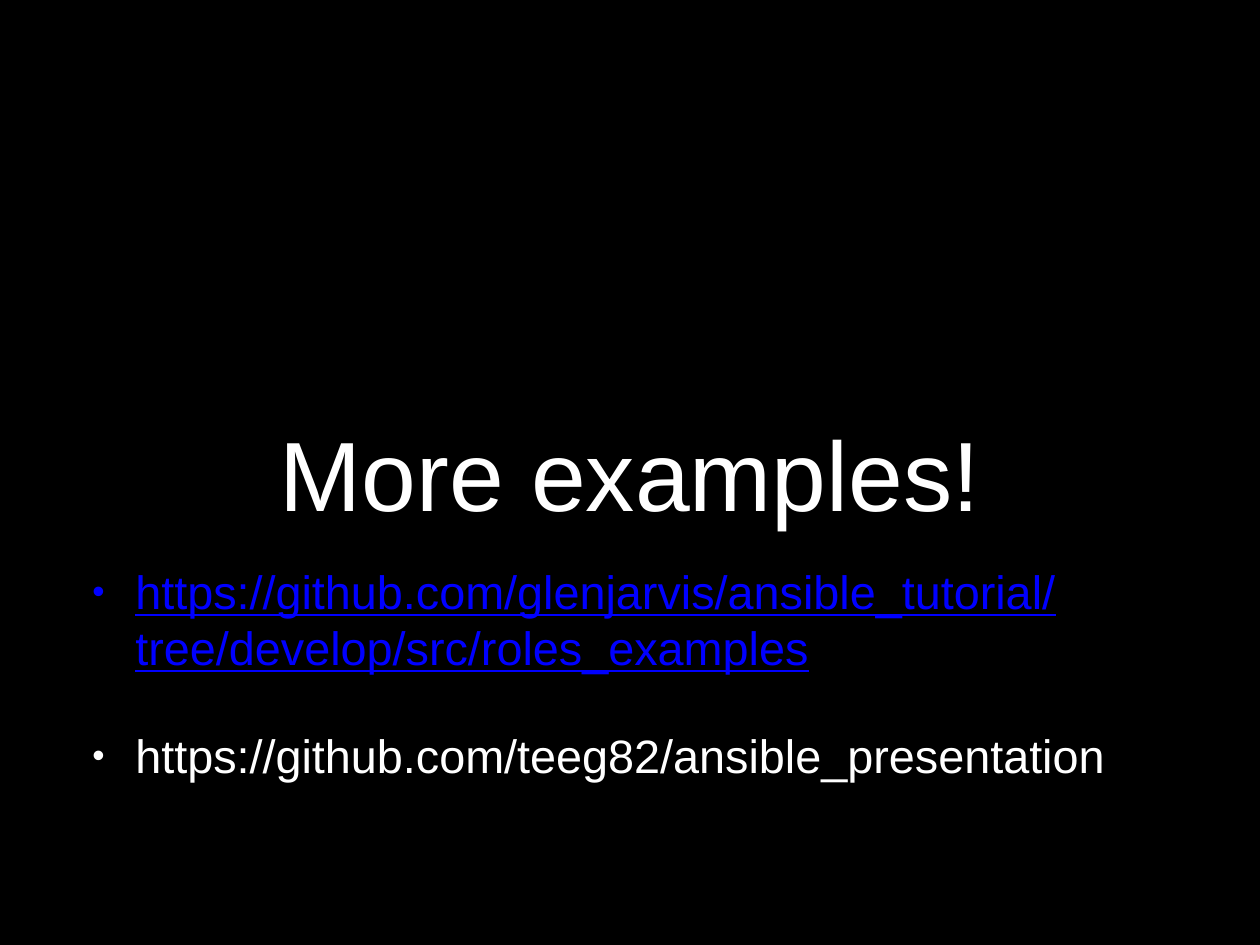
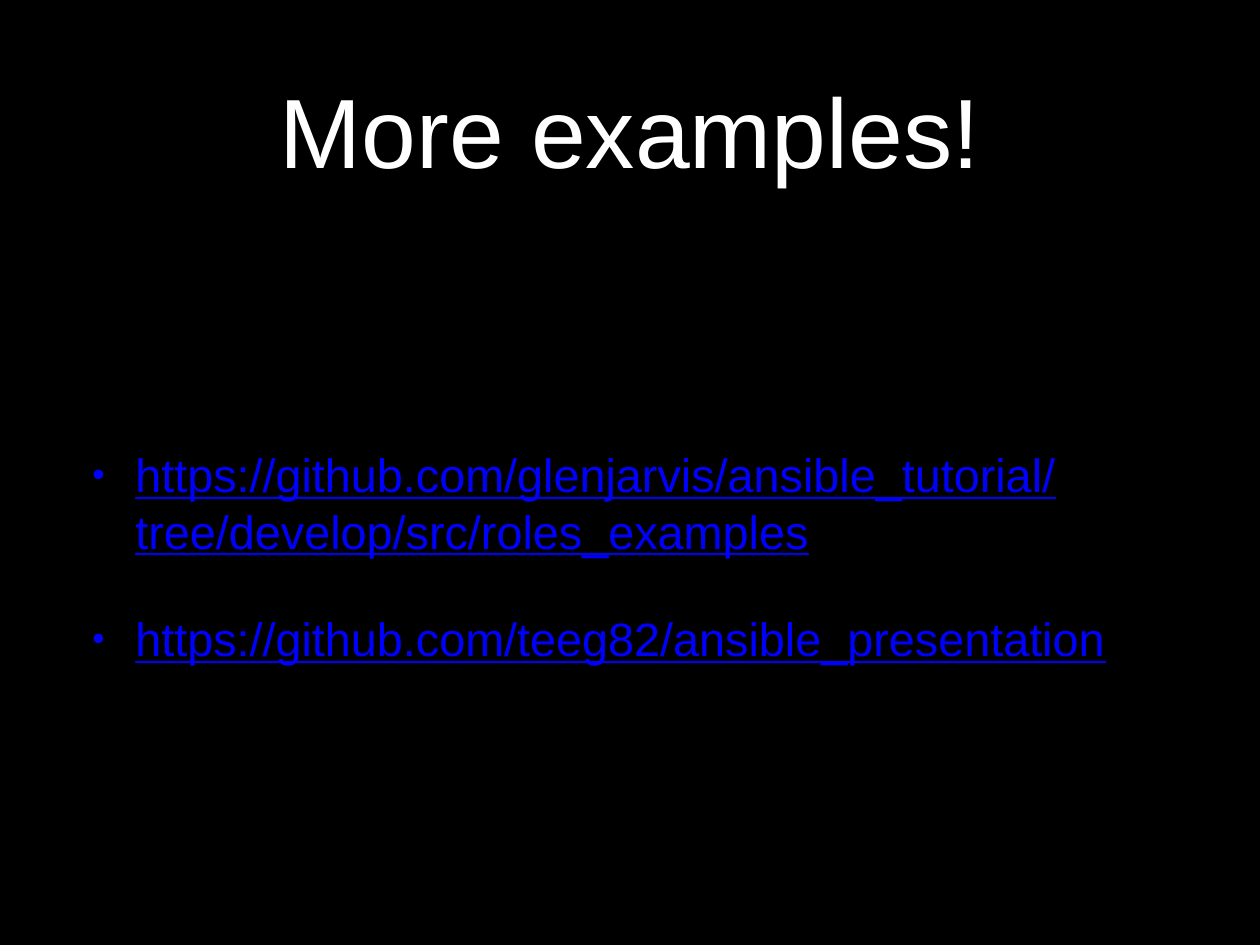
Before and after one commit to teeg82/ansible_presentation, a slide deck: slide 16 of ansible_presentation.pptx. Drawn at 1260x945 pixels with LibreOffice and Linux fonts; fonts in the diff are those of the drawing. Boxes give left, top, right and bottom in pixels: in the first picture for what was removed or moved away, otherwise in the second. Text is boxed around its words. In the diff, an @@ line names an element or a change of style, - is before the commit and + after.

```diff
--- a/ansible_presentation.pptx
+++ b/ansible_presentation.pptx
@@ title "More examples!": place and size @@
-title "More examples!" at [280,439,979,530]
+title "More examples!" at [280,96,979,186]
@@ text "https://github.com/glenjarvis/ansible_tutorial/tree/develop/ ...": place and size @@
-text "https://github.com/glenjarvis/ansible_tutorial/tree/develop/ ..." at [135,575,1104,782]
+text "https://github.com/glenjarvis/ansible_tutorial/tree/develop/ ..." at [135,458,1104,666]
@@ text at [135,622,1104,666]: text colour #FFFFFF to #0000FF, underline on in "https://github.com/teeg82/ansible_presentation" @@
```
Also in this commit, not shown: 1 other slide changed, 3 other files.
